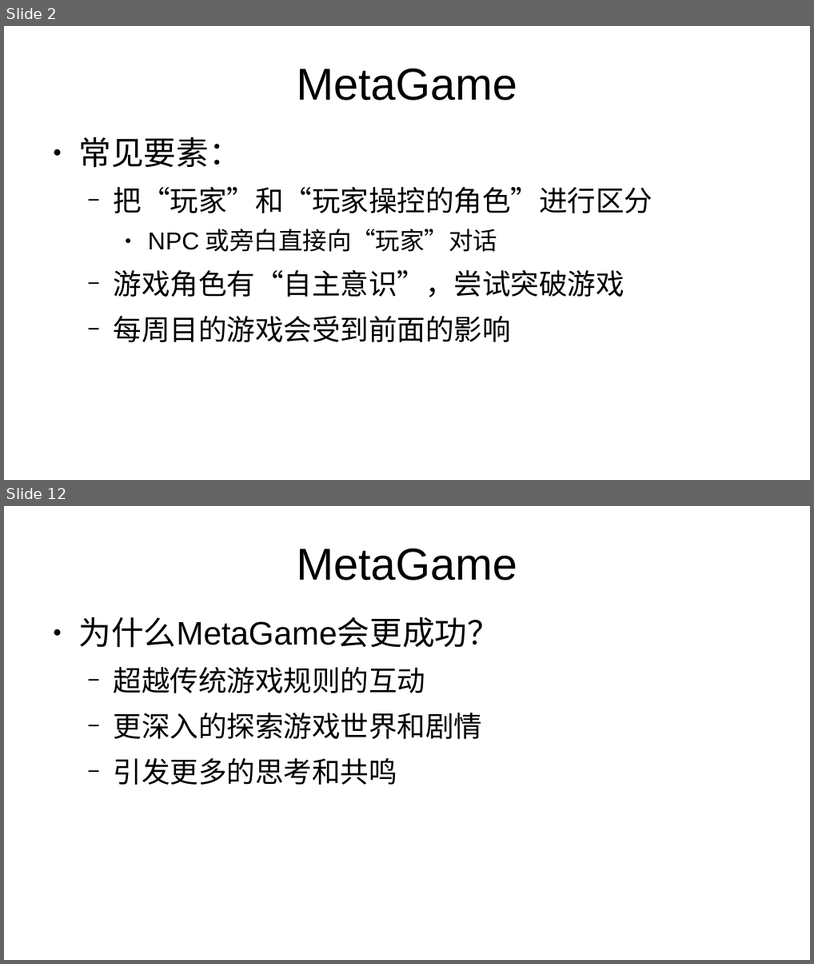
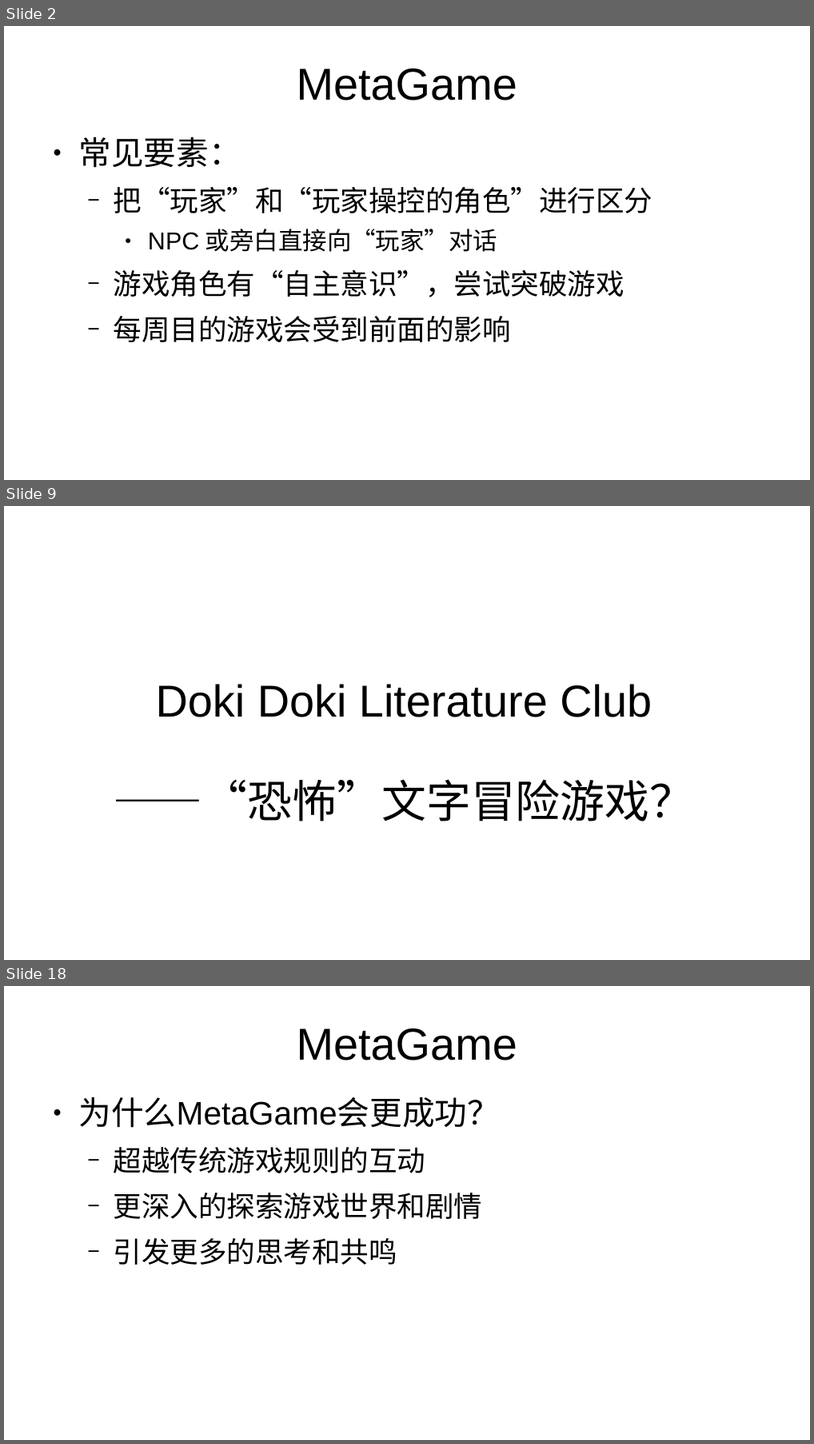
Before and after one commit to Luna5akura/luna, a slide deck: public/ppt/MetaGame.pptx. Shown one above the other, each under a label of ours: slides 2 and 12 before the commit, slides 2, 9 and 18 after it; the slides between them are not shown. The pictures are 814x964 and 814x1444 pixels, drawn with LibreOffice and Linux fonts; fonts in the diff are those of the drawing. Boxes give left, top, right and bottom in pixels: in the first picture for what was removed or moved away, otherwise in the second. Text is boxed around its words. In the diff, an @@ line names an element or a change of style, - is before the commit and + after.

Commit message:
update

```diff
--- a/public/ppt/MetaGame.pptx
+++ b/public/ppt/MetaGame.pptx
@@ slide 9 added at [4,506,810,960], background #FFFFFF @@
@@ title added at [156,684,652,717], 44 pt, text #000000 @@
+Doki Doki Literature Club
@@ text added at [114,779,694,821], 44 pt, text #000000 @@
+——“恐怖”文字冒险游戏？
@@ what was slide 12 is now slide 18 @@
```
Also in this commit, not shown: 5 other slides added.
